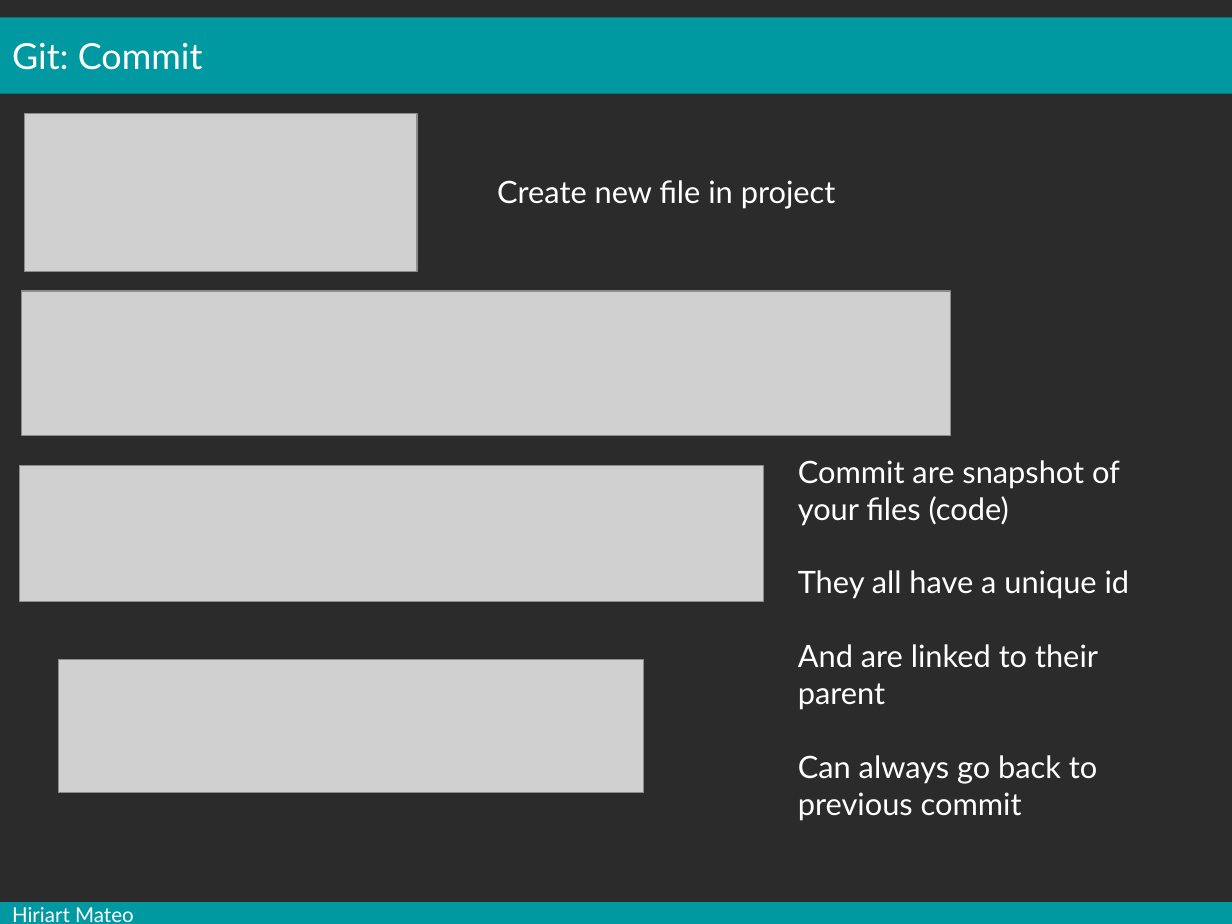
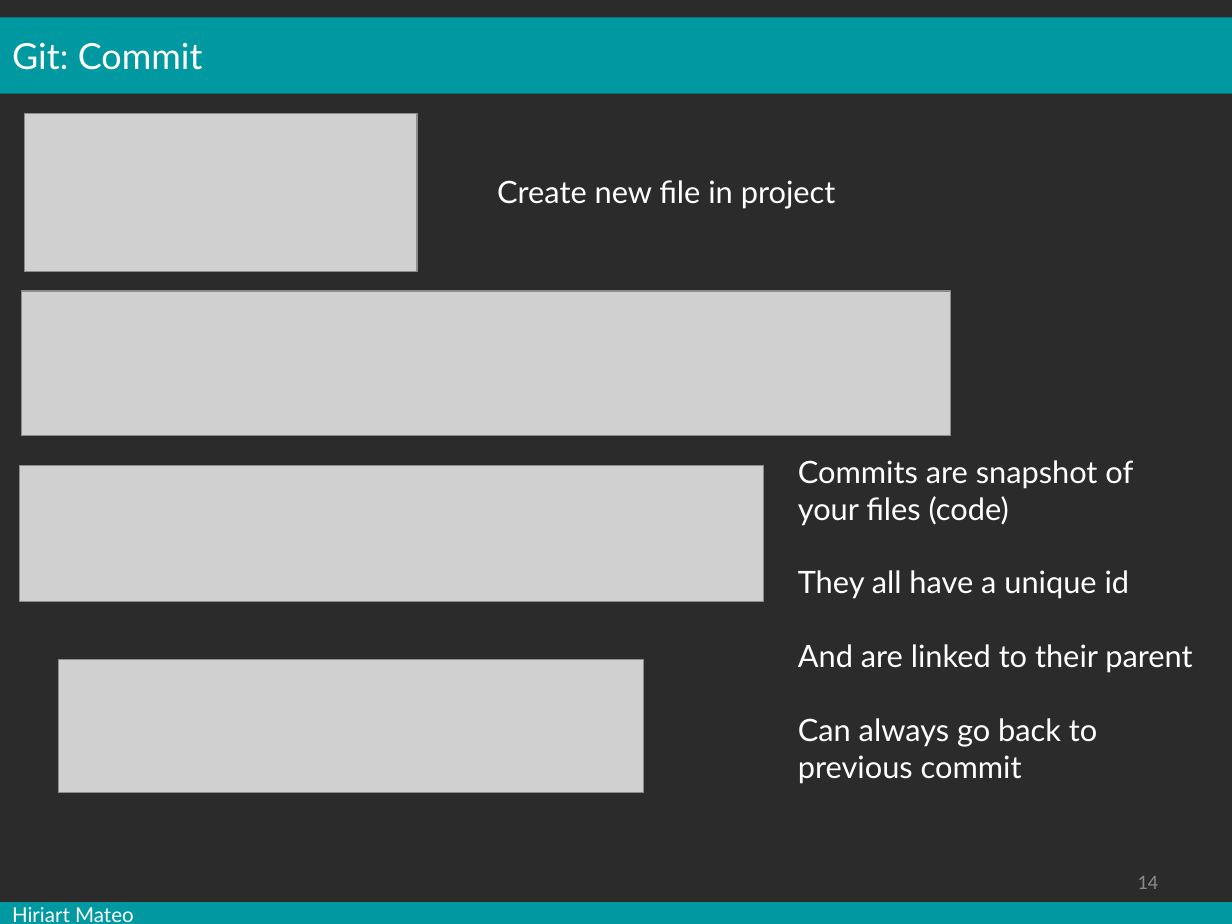
Before and after one commit to mesocentre-clermont-auvergne/formation_fair, a slide deck: slide 14 of fair_versionnage/versionnage_cours/cours.odp. Drawn at 1232x924 pixels with LibreOffice and Linux fonts; fonts in the diff are those of the drawing; grey boxes stand for pictures; background and template pictures are left out; a plain dark background stands for a picture behind light text. Boxes give left, top, right and bottom in pixels: in the first picture for what was removed or moved away, otherwise in the second. Text is boxed around its words. In the diff, an @@ line names an element or a change of style, - is before the commit and + after.

```diff
--- a/fair_versionnage/versionnage_cours/cours.odp
+++ b/fair_versionnage/versionnage_cours/cours.odp
@@ text at bbox=[798, 460, 1133, 526]: text changed @@
-Commit are snapshot of your files (code)
+Commits are snapshot of your files (code)
@@ page number added at bbox=[1137, 876, 1158, 889], 12 pt, text #898989 @@
+14
```
Also in this commit, not shown: 32 other slides changed, 1 other file.
